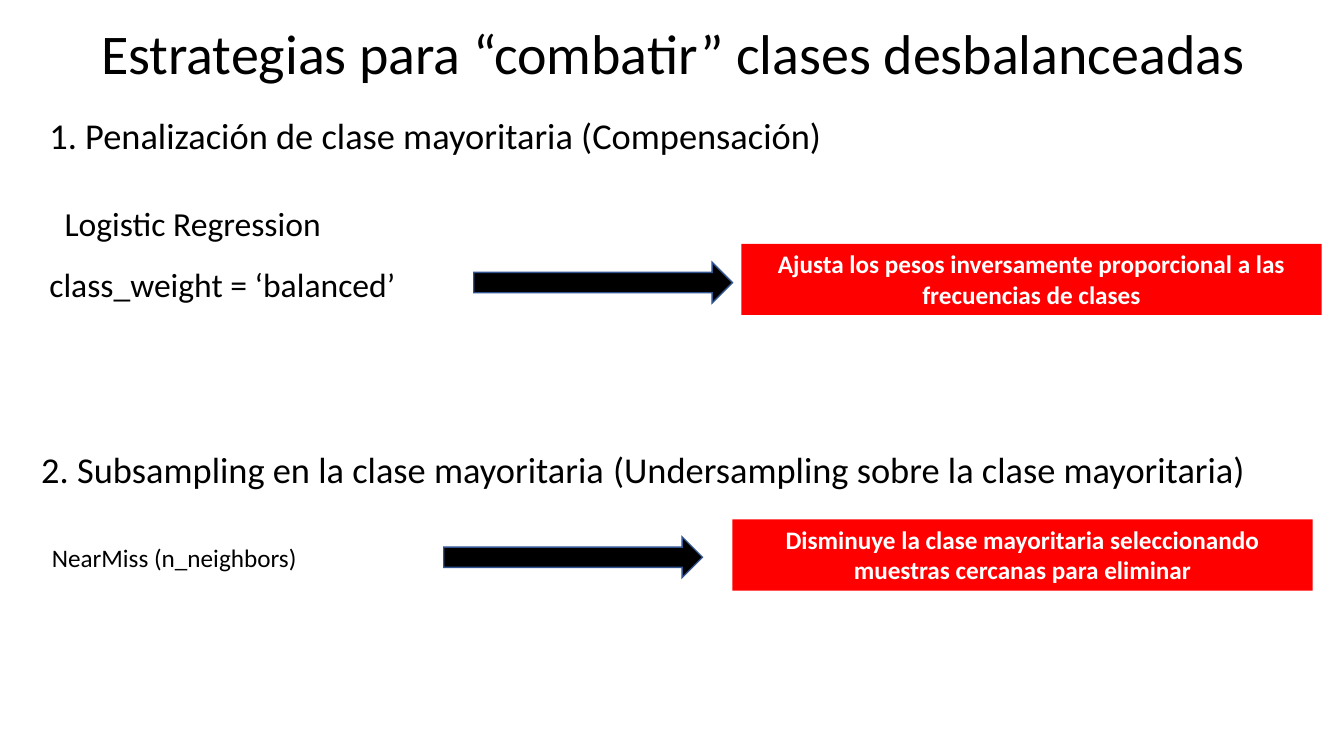
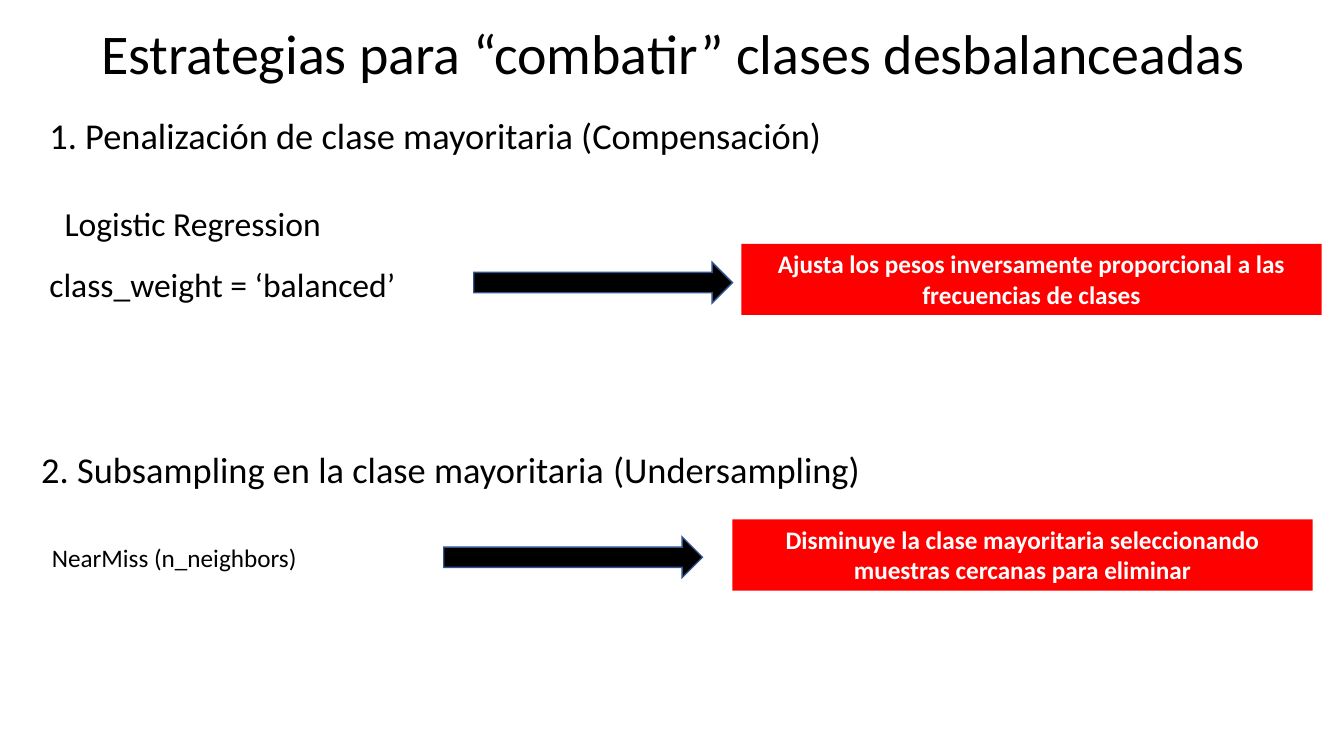
Before and after one commit to asasa293/limpieza_datos, a slide deck: slide 7 of TP3/TP3_Moises.pptx. Drawn at 1344x756 pixels with LibreOffice and Linux fonts; fonts in the diff are those of the drawing. Boxes give left, top, right and bottom in pixels: in the first picture for what was removed or moved away, otherwise in the second. Text is boxed around its words. In the diff, an @@ line names an element or a change of style, - is before the commit and + after.

```diff
--- a/TP3/TP3_Moises.pptx
+++ b/TP3/TP3_Moises.pptx
@@ text at <box>41,456,860,490</box>: text changed @@
-2. Subsampling en la clase mayoritaria (Undersampling sobre la clase mayoritaria)
+2. Subsampling en la clase mayoritaria (Undersampling)
```
Also in this commit, not shown: 1 other slide changed, 1 slide added.
